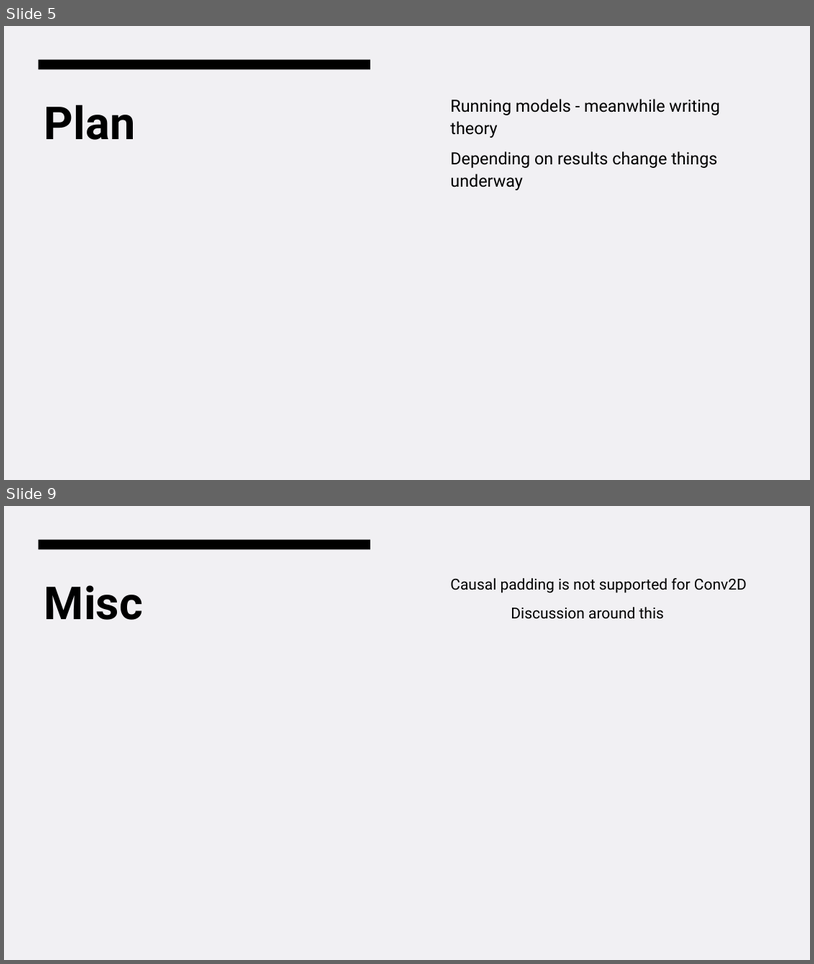
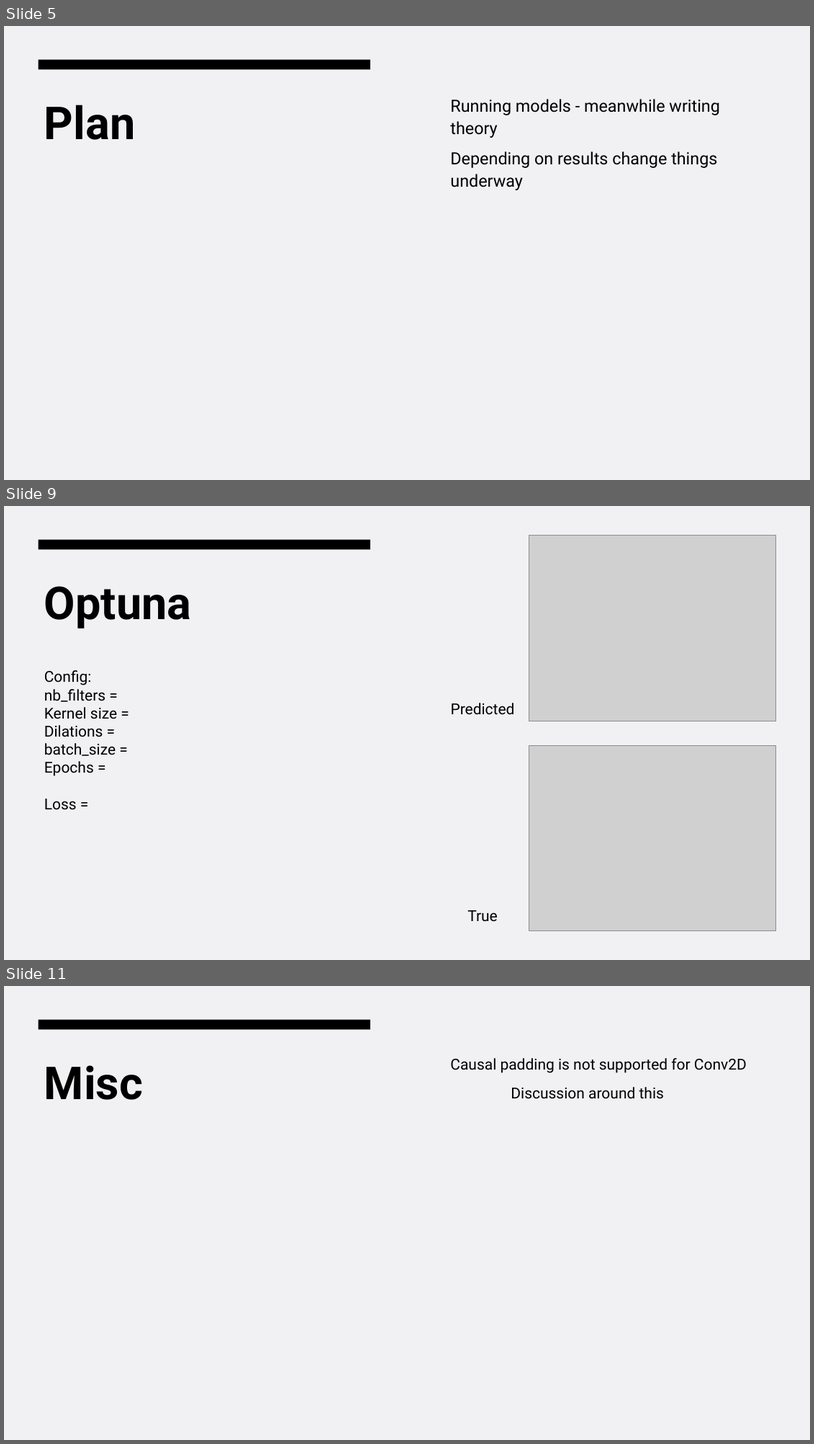
Before and after one commit to sjurmsc/MSC2023, a slide deck: Meeting Presentations/06.10.2022_General_meeting.pptx. Shown one above the other, each under a label of ours: slides 5 and 9 before the commit, slides 5, 9 and 11 after it; the slides between them are not shown. The pictures are 814x964 and 814x1444 pixels, drawn with LibreOffice and Linux fonts; fonts in the diff are those of the drawing; grey boxes stand for pictures. Boxes give left, top, right and bottom in pixels: in the first picture for what was removed or moved away, otherwise in the second. Text is boxed around its words. In the diff, an @@ line names an element or a change of style, - is before the commit and + after.

```diff
--- a/Meeting Presentations/06.10.2022_General_meeting.pptx
+++ b/Meeting Presentations/06.10.2022_General_meeting.pptx
@@ slide 9 added at [4,506,810,960], background #F1F0F3; not listed: 1 template element that a slide beside it also shows @@
@@ picture added at [530,536,777,721] @@
@@ title added at [44,586,191,628], 54 pt, text #000000, bold @@
+Optuna
@@ text added at [44,670,117,810], 18 pt, text #000000 @@
+Config:
+nb_filters =
+Kernel size =
+Dilations =
+batch_size =
+Epochs =
+Loss =
@@ text added at [451,703,515,715], 18 pt, text #000000 @@
+Predicted
@@ picture added at [530,745,777,930] @@
@@ text added at [468,910,498,921], 18 pt, text #000000 @@
+True
@@ what was slide 9 is now slide 11 @@
```
Also in this commit, not shown: 3 slides changed, 4 other slides added.
